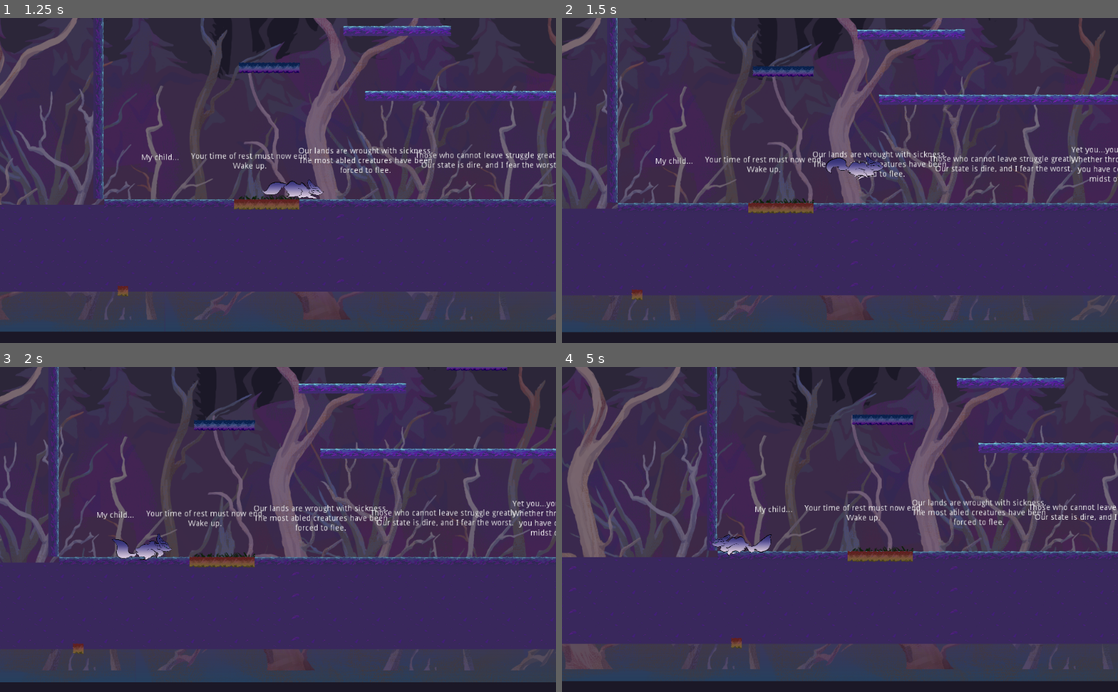
Above: before the commit, frames 1-4 (two rows, left to right).
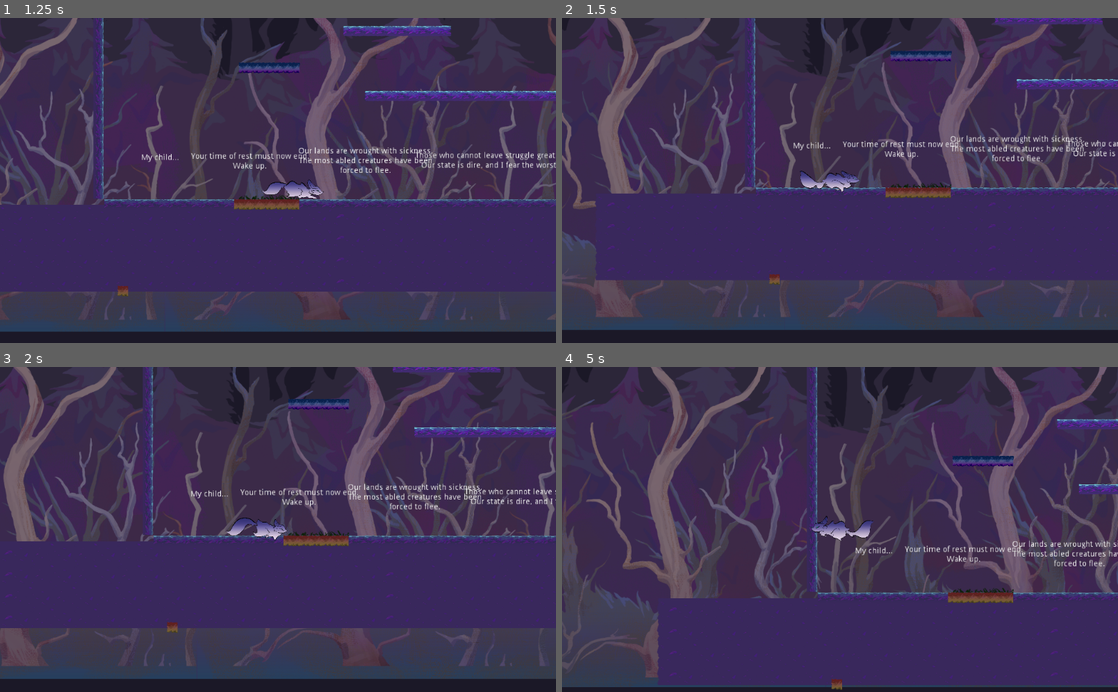
Above: after the commit, the same moments.

Repository: yeetables/Gami
Game: Godot game, scene res://Scenes/World.tscn
Two runs of this game, one before a commit and one after it. Both use one fixed random seed, a clock stepped at 60 frames per second and the inputs below.
Inputs (mouse positions are in pixels of both pictures, inside the frame that each line leads up to):
- Up to frame 1 (1.25 s): tap Enter at 0.5 s; move the mouse to (400, 164) at 0.52 s; hold D from 0.53 s (still down); hold Space (space) from 0.53 s (still down); click (400, 164) at 0.67 s
- Up to frame 2 (1.5 s): keep holding D; move the mouse to (728, 196) at 1.27 s; release Space (space) at 1.28 s; tap Space (space) at 1.35 s
- Up to frame 3 (2 s): keep holding D
- Up to frame 4 (5 s): move the mouse to (895, 458) at 2.02 s; release D at 2.03 s; hold A 2.03-2.78 s; hold 1 2.03-2.78 s; tap Space (space) at 2.3, 3.05, 3.8, 4.35 s; move the mouse to (812, 594) at 2.77 s; hold D 2.78-4.28 s; tap 2 at 2.85 s; click (812, 594) at 2.92 s; move the mouse to (1006, 578) at 3.52 s; hold 3 3.53-4.28 s; move the mouse to (673, 480) at 4.27 s; hold A from 4.28 s (still down)

Frame 1 is identical in both runs. In frame 2, 26% of the frame differs, in the area x 0-100%, y 0-97%; in frame 3, 28%; in frame 4, 34%, in the area x 0-100%, y 0-100%.

Commit message:
fixed respawn player

Diff:
--- a/src/Scripts/Global.gd
+++ b/src/Scripts/Global.gd
@@ -53,9 +53,9 @@
 #    set_child_pos(instance, PLAYER_POS)
 	instance.get_node("Body").set_global_position(PLAYER_POS)
 	#instance.get_node("Body/Camera2D").set_global_position(CAMERA_POS)
-	print(PLAYER_POS) #CAMERA_POS)
-	print(instance.get_global_position())
-	print(instance.get_node("Body").get_global_position())
+#	print(PLAYER_POS) #CAMERA_POS)
+#	print(instance.get_global_position())
+#	print(instance.get_node("Body").get_global_position())
 
 	return instance
 
@@ -68,9 +68,23 @@
 	world_node.add_child_below_node(second_last_node, instance)
 	instance.set_global_position(TREE_LOCATION)
 
+func add_player(pos):
+	var scene = ResourceLoader.load(FOX_SCENE_PATH)
+	var instance = scene.instance()
+	get_tree().get_root().get_node("/root/World").add_child(instance)
+	instance.get_node("Body").set_global_position(pos)
+	PLAYER_INSTANCE = instance
+	move_camera(pos)
+
+func move_camera(pos):
+	var camera_instance = get_tree().get_root().get_node("/root/World/Camera")
+	camera_instance.set_global_position(pos)
+
 func respawn_player():
 	var spawn_pos = get_tree().get_root().get_node(respawn_node).get_global_position()
-	PLAYER_INSTANCE.get_node("Body").set_global_position(spawn_pos)
+#	PLAYER_INSTANCE.get_node("Body").set_global_position(spawn_pos)
+	PLAYER_INSTANCE.queue_free()
+	add_player(spawn_pos)
 #
 func change_checkPoint(n):
 #	if n == 2:
--- a/src/Scripts/Player.gd
+++ b/src/Scripts/Player.gd
@@ -134,7 +134,7 @@
 		#$jumpsound1.play()
 
 	if is_on_floor():
-		if Input.is_action_pressed("space"):
+		if Input.is_action_just_pressed("space"):
 			$jumpsound1.play()
 			yspeed = jforce
 
--- a/src/Scripts/spike.gd
+++ b/src/Scripts/spike.gd
@@ -13,16 +13,12 @@
 #    # Called every frame. Delta is time since last frame.
 #    # Update game logic here.
 #    pass
-var count = 0
 var die = false
 func _physics_process(delta):
 	if die:
-		count+=1
-
-	if count >= 30:
-		count = 0
 		die = false
 		Global.respawn_player()
+
 		#get_node("/root/World/Camera/Camera2D").current = false
 		#get_node("/root/World/Player/Body/Camera2D").current = true
 
Renamed: src/new spikes.tres -> src/Scenes/TilesetScenes/new spikes.tres
